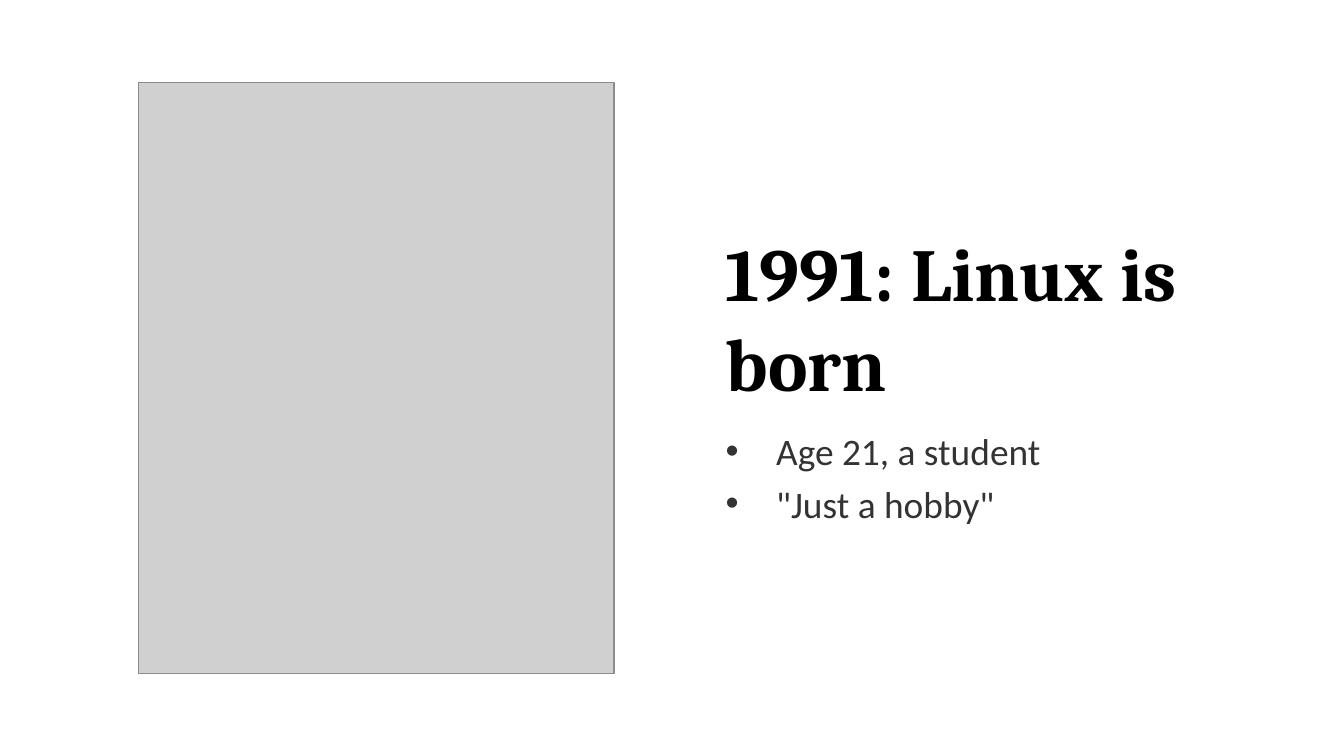
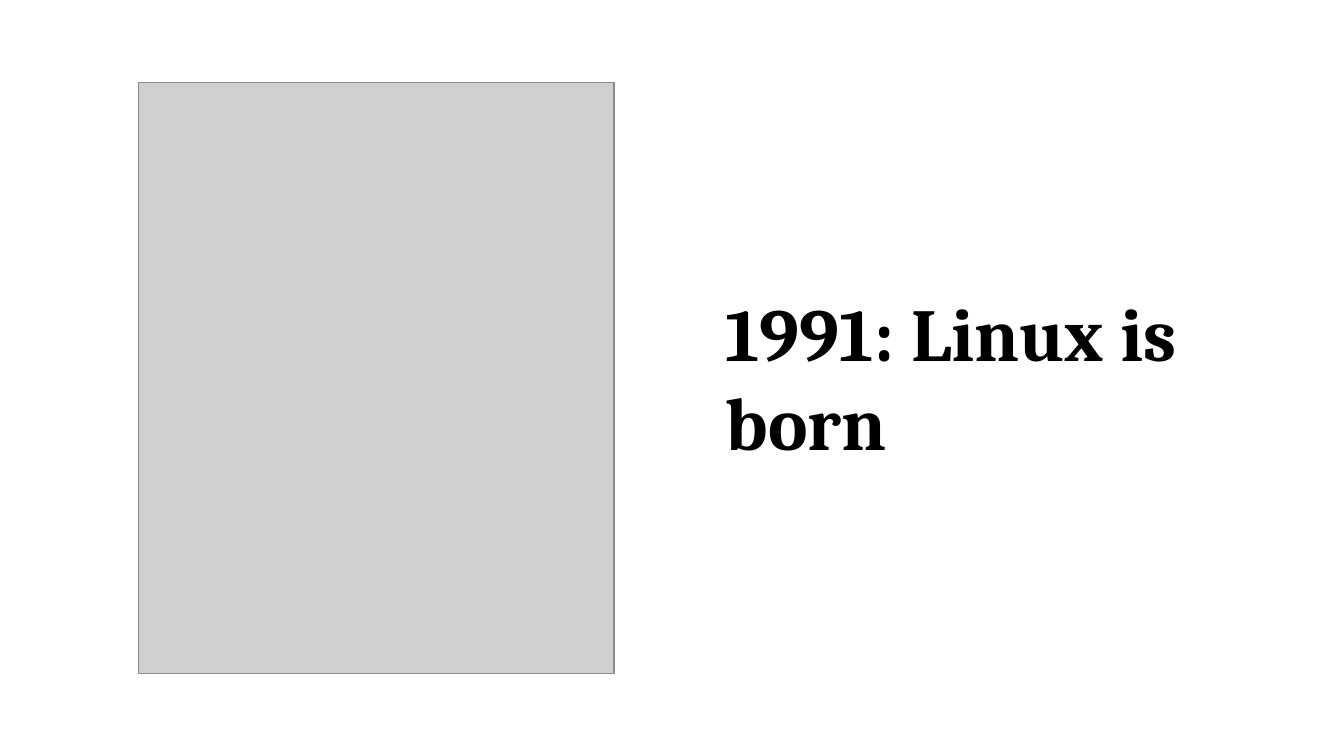
Before and after one commit to promilek2/Najs, a slide deck: slide 4 of Linus_Torvalds.pptx. Drawn at 1344x756 pixels with LibreOffice and Linux fonts; fonts in the diff are those of the drawing; grey boxes stand for pictures. Boxes give left, top, right and bottom in pixels: in the first picture for what was removed or moved away, otherwise in the second. Text is boxed around its words. In the diff, an @@ line names an element or a change of style, - is before the commit and + after.

```diff
--- a/Linus_Torvalds.pptx
+++ b/Linus_Torvalds.pptx
@@ text at (x1=776, y1=439, x2=1040, y2=524): paragraphs removed @@
-• Age 21, a student
-• "Just a hobby"
```
Also in this commit, not shown: 7 other slides changed, 1 other file.
